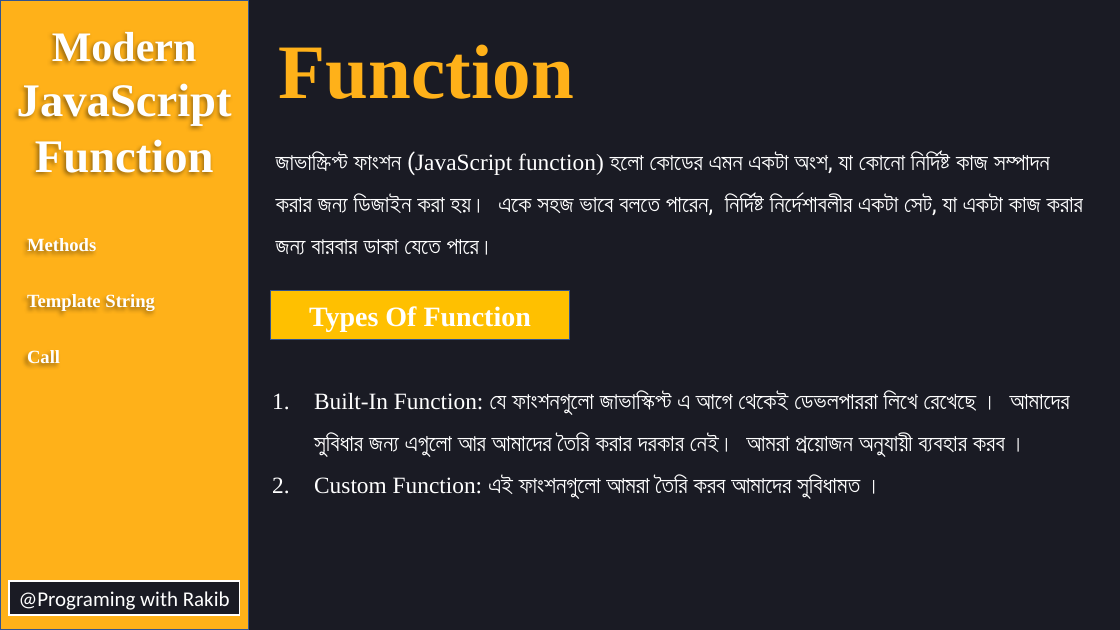
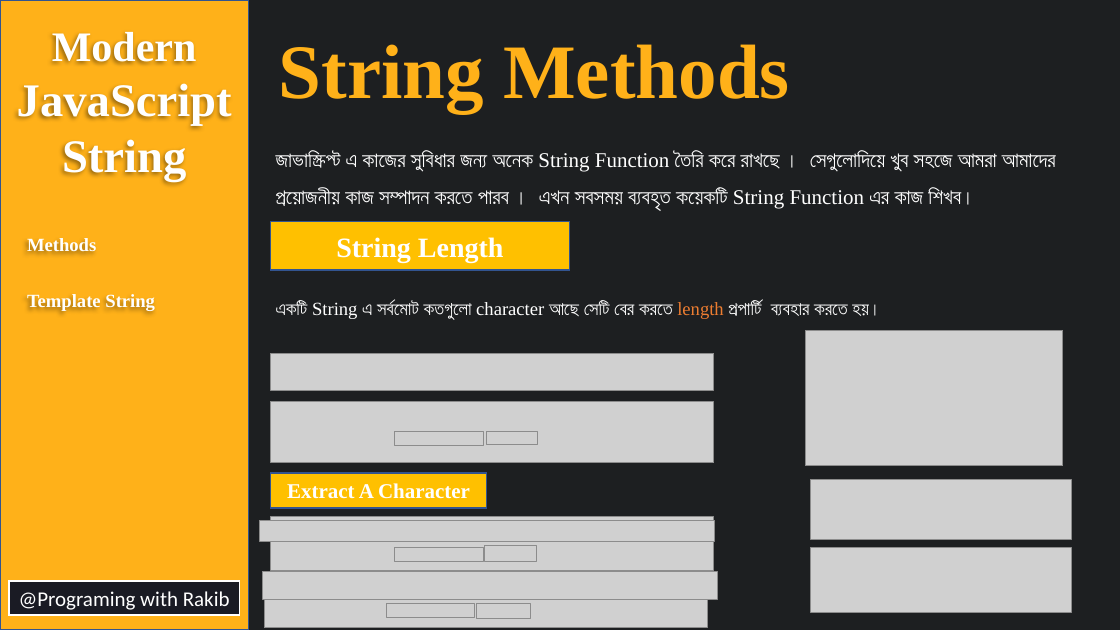
Before and after one commit to rakibmiah99/tutorial-resource, a slide deck: slide 1 of Javascript/string.pptx. Drawn at 1120x630 pixels with LibreOffice and Linux fonts; fonts in the diff are those of the drawing; grey boxes stand for pictures. Boxes give left, top, right and bottom in pixels: in the first picture for what was removed or moved away, otherwise in the second. Text is boxed around its words. In the diff, an @@ line names an element or a change of style, - is before the commit and + after.

```diff
--- a/Javascript/string.pptx
+++ b/Javascript/string.pptx
@@ background #1A1B24 to #1D1F21 @@
@@ text at [279, 44, 789, 113]: text changed @@
-Function
+String Methods
@@ text at [62, 139, 186, 181]: text changed @@
-Function
+String
@@ text at [276, 150, 1056, 211]: text changed; size 20 to 18 pt @@
-জাভাস্ক্রিপ্ট ফাংশন (JavaScript function) হলো কোডের এমন একটা অংশ, যা কোনো নির্দিষ্ট কাজ সম্পাদন করার জন্য ডিজাইন করা হয়। একে সহজ ভাবে বলতে পারেন, নির্দিষ্ট নির্দেশাবলীর একটা সেট, যা একটা কাজ করার জন্য বারবার ডাকা যেতে পারে।
+জাভাস্ক্রিপ্ট এ কাজের সুবিধার জন্য অনেক String Function তৈরি করে রাখছে । সেগুলোদিয়ে খুব সহজে আমরা আমাদের প্রয়োজনীয় কাজ সম্পাদন করতে পারব । এখন সবসময় ব্যবহৃত কয়েকটি String Function এর কাজ শিখব।
@@ rectangle "String Length": place and size @@
-rectangle "String Length" at [271, 291, 569, 339]
+rectangle "String Length" at [271, 222, 569, 271]
@@ text in rectangle at [336, 237, 504, 262]: text changed @@
-Types Of Function
+String Length
@@ text at [276, 301, 881, 320]: text changed; size 20 to 16 pt @@
-1. Built-In Function: যে ফাংশনগুলো জাভাস্কিপ্ট এ আগে থেকেই ডেভলপাররা লিখে রেখেছে । আমাদের সুবিধার জন্য এগুলো আর আমাদের তৈরি করার দরকার নেই। আমরা প্রয়োজন অনুযায়ী ব্যবহার করব ।
-2. Custom Function: এই ফাংশনগুলো আমরা তৈরি করব আমাদের সুবিধামত ।
+একটি String এ সর্বমোট কতগুলো character আছে সেটি বের করতে length প্রপার্টি ব্যবহার করতে হয়।
@@ text at [27, 350, 60, 364]: paragraph removed @@
-Call
@@ picture added at [271, 353, 714, 390] @@
@@ picture added at [806, 330, 1064, 466] @@
@@ picture added at [271, 402, 714, 463] @@
@@ picture added at [395, 432, 483, 446] @@
@@ picture added at [486, 432, 537, 445] @@
@@ rectangle added at [271, 473, 486, 508], fill #FFC000, outline #325491 1 pt, 18 pt, text #FFFFFF, bold @@
+Extract A Character
@@ picture added at [811, 480, 1071, 539] @@
@@ picture added at [259, 520, 714, 541] @@
@@ picture added at [271, 517, 714, 571] @@
@@ picture added at [395, 548, 483, 562] @@
@@ picture added at [485, 545, 537, 562] @@
@@ picture added at [811, 548, 1071, 613] @@
@@ picture added at [262, 572, 718, 600] @@
@@ picture added at [264, 575, 707, 628] @@
@@ picture added at [386, 604, 475, 618] @@
@@ picture added at [477, 603, 531, 618] @@
```
Also in this commit, not shown: 10 slides added, 13 other files.
